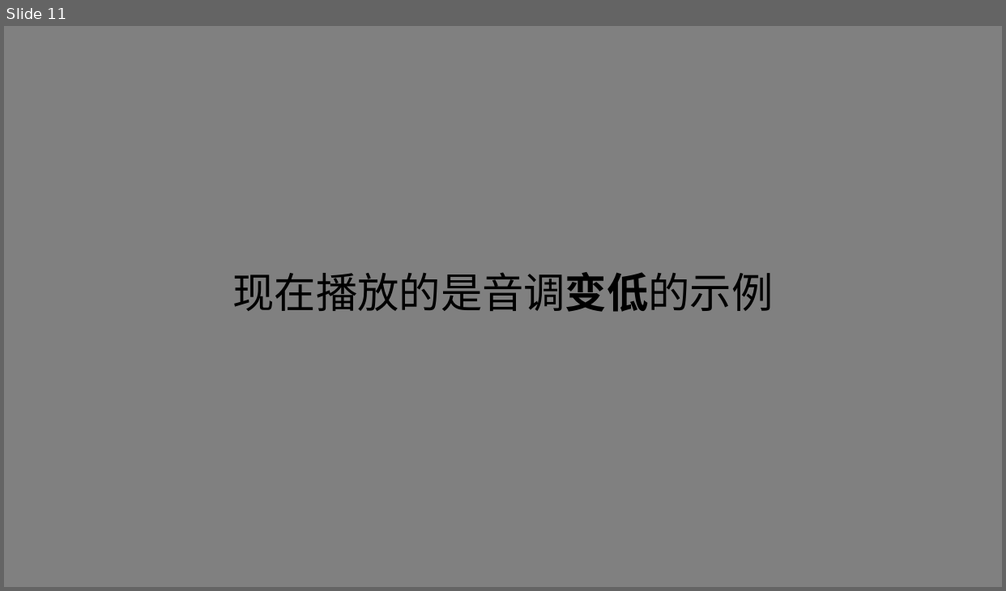
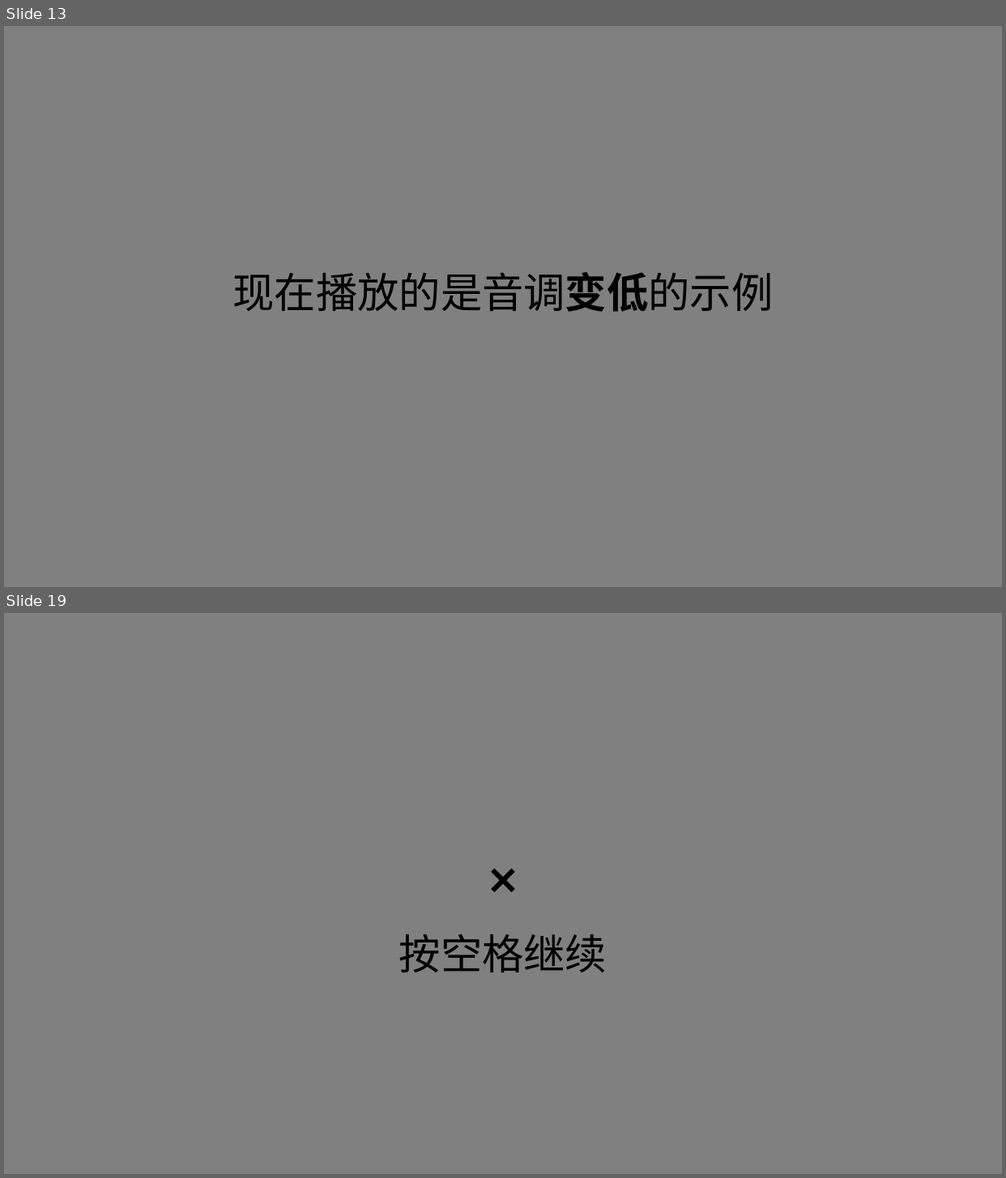
Before and after one commit to lyxose/RhythmicCue, a slide deck: Instructions/指导语.pptx. Shown one above the other, each under a label of ours: slide 11 before the commit, slides 13 and 19 after it; the slides between them are not shown. The pictures are 1006x591 and 1006x1178 pixels, drawn with LibreOffice and Linux fonts; fonts in the diff are those of the drawing. Boxes give left, top, right and bottom in pixels: in the first picture for what was removed or moved away, otherwise in the second. Text is boxed around its words. In the diff, an @@ line names an element or a change of style, - is before the commit and + after.

```diff
--- a/Instructions/指导语.pptx
+++ b/Instructions/指导语.pptx
@@ slide 19 added at <box>4,613,1002,1174</box>, background #808080 @@
@@ text added at <box>399,935,607,973</box>, 40 pt, text #000000 @@
+❌
+按空格继续
@@ what was slide 11 is now slide 13 @@
```
Also in this commit, not shown: 10 slides changed, 8 other slides added, 28 other files.
